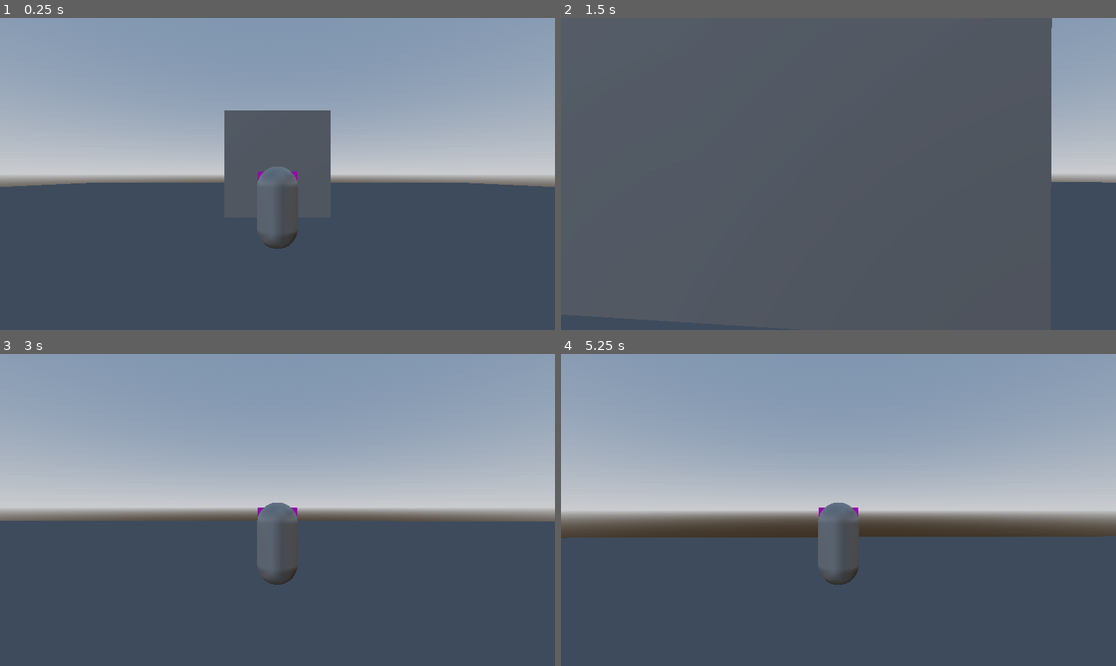
Above: before the commit, frames 1-4 (two rows, left to right).
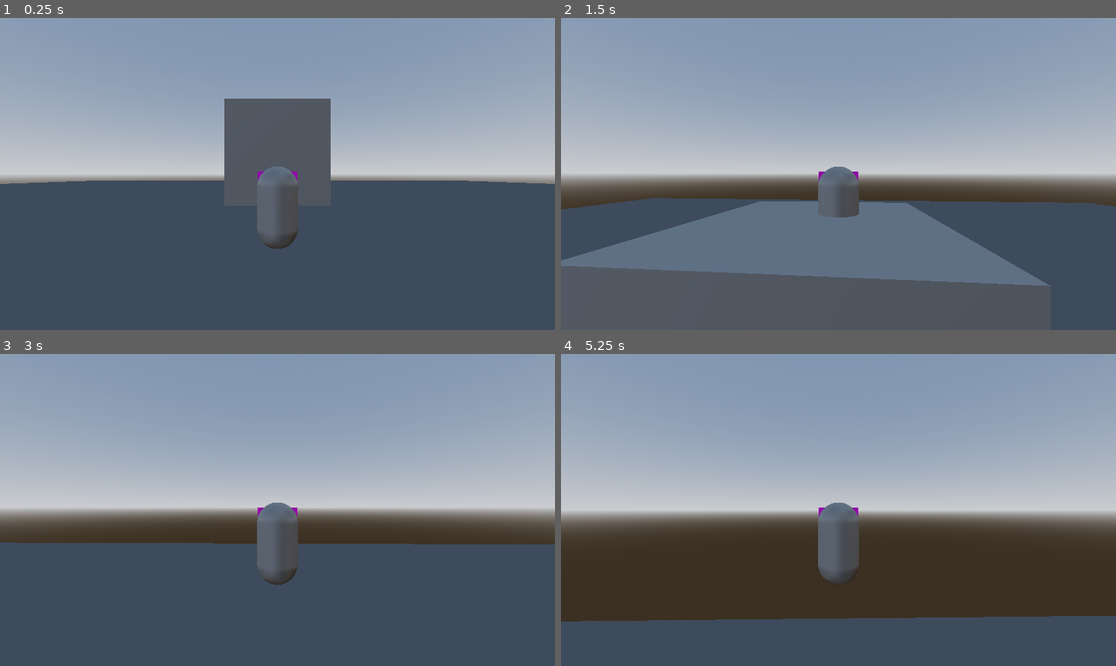
Above: after the commit, the same moments.

Repository: c-dez/3d-game
Game: Godot game, scene res://escenes/world/world.tscn
Same seed, same stepped clock (60 frames per second), same inputs: the game is played once before the commit and once after it.
Inputs (mouse positions are in pixels of both pictures, inside the frame that each line leads up to):
- Up to frame 1 (0.25 s): no input
- Up to frame 2 (1.5 s): tap Enter (ui_accept) at 0.5, 0.6, 0.77, 1.07, 1.35 s; move the mouse to (866, 174) at 0.52 s; hold W (forward) from 0.53 s (still down); move the mouse to (810, 174) at 1.27 s
- Up to frame 3 (3 s): keep holding W (forward); tap Enter (ui_accept) at 1.52, 1.82, 2.1, 2.85 s; move the mouse to (288, 503) at 2.02 s; move the mouse to (271, 516) at 2.77 s
- Up to frame 4 (5.25 s): keep holding W (forward); tap Enter (ui_accept) at 3.02, 3.32, 3.6, 3.77, 4.07, 4.35, 4.52, 4.82, 5.1 s; move the mouse to (877, 513) at 3.52 s; move the mouse to (794, 506) at 4.27 s; move the mouse to (844, 510) at 5.02 s

The runs differ from the first frame. In frame 1, 1.3% of the frame differs, in the area x 0-100%, y 25-55%; in frame 2, 65%, in the area x 0-100%, y 0-86%; in frame 3, 6.7%; in frame 4, 25%.

Commit message:
implementado better jump abierto a cambio para mejor 'feeling'

Diff:
--- a/escenes/player/player.gd
+++ b/escenes/player/player.gd
@@ -5,7 +5,7 @@
 @export var player_camera: PlayerCamera
 # movement
 var move_speed: float = 8.0
-var jump_force: float = 4.5
+# var jump_force: float = 4.5
 
 # variables para rotar mesh segun la direccion de movimiento
 @onready var skin: MeshInstance3D = get_node("Visuals")
@@ -13,7 +13,7 @@
 var rotation_speed: float = 12.0
 
 # better jump
-var jump_height: float = 1.0
+var jump_height: float = 8.0
 var jump_time_to_peak: float = 0.4
 var jump_time_to_descend: float = 0.5
 var jump_velocity
@@ -32,7 +32,7 @@
 
 func _physics_process(_delta: float) -> void:
 	move()
-	jump()
+	jump(_delta)
 	gravity(_delta)
 
 	move_and_slide()
@@ -74,9 +74,15 @@
 	rotate_skin(direction)
 
 
-func jump() -> void:
+func jump(_delta:float) -> void:
 	if Input.is_action_just_pressed("ui_accept") and is_on_floor():
-		velocity.y = jump_force
+		velocity.y = jump_velocity
+	if not is_on_floor():
+		if velocity.y < 0.0:
+			velocity.y -=jump_fall_gravity * _delta
+		else:
+			velocity.y -= jump_gravity * _delta
+
 
 
 func gravity(_delta: float) -> void:
